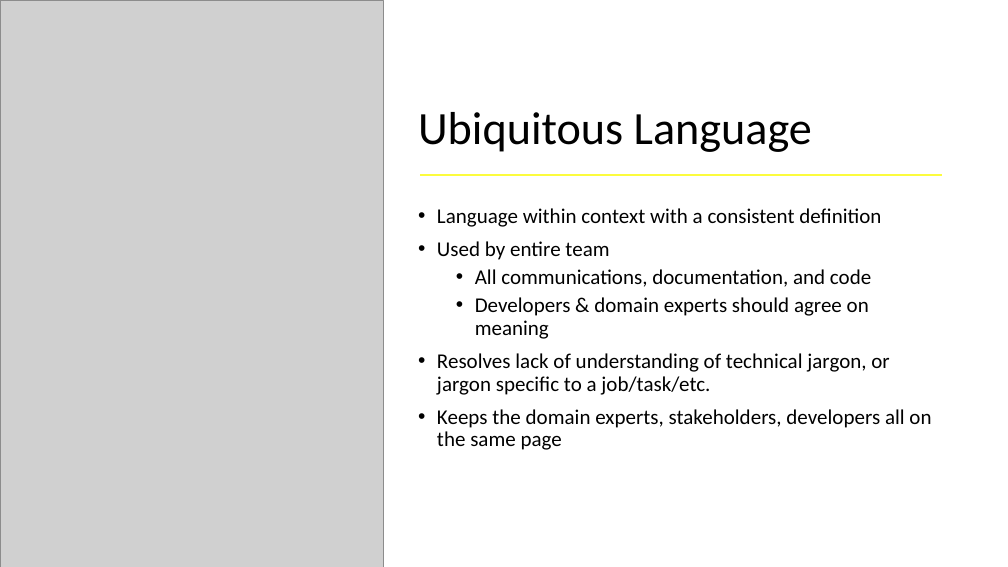
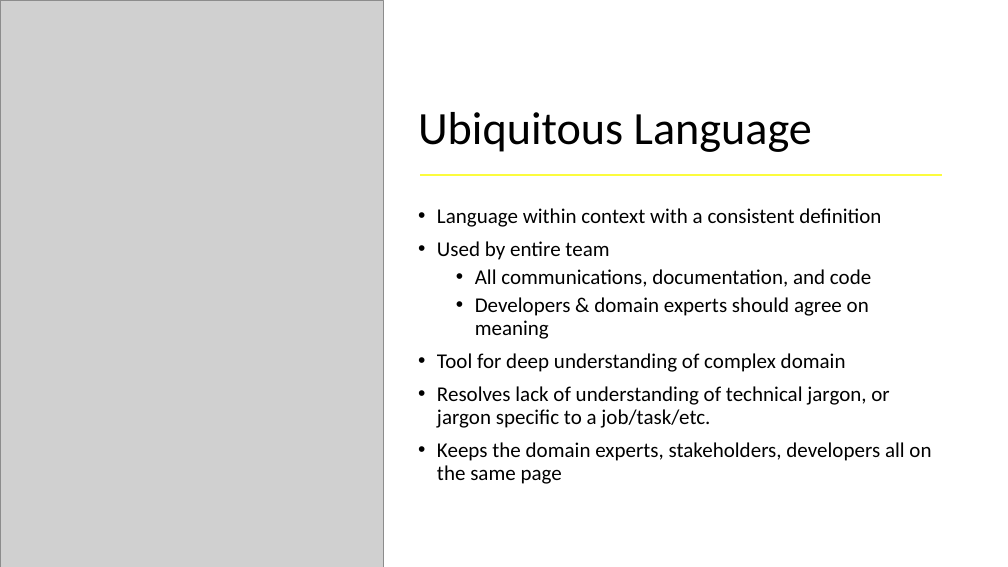
Before and after one commit to footedr/easyddd, a slide deck: slide 11 of EasyDDD.pptx. Drawn at 1008x567 pixels with LibreOffice and Linux fonts; fonts in the diff are those of the drawing; grey boxes stand for pictures. Boxes give left, top, right and bottom in pixels: in the first picture for what was removed or moved away, otherwise in the second. Text is boxed around its words. In the diff, an @@ line names an element or a change of style, - is before the commit and + after.

```diff
--- a/EasyDDD.pptx
+++ b/EasyDDD.pptx
@@ text at [437,353,846,372]: paragraph added @@
+• Tool for deep understanding of complex domain
```
Also in this commit, not shown: 2 other slides changed.
